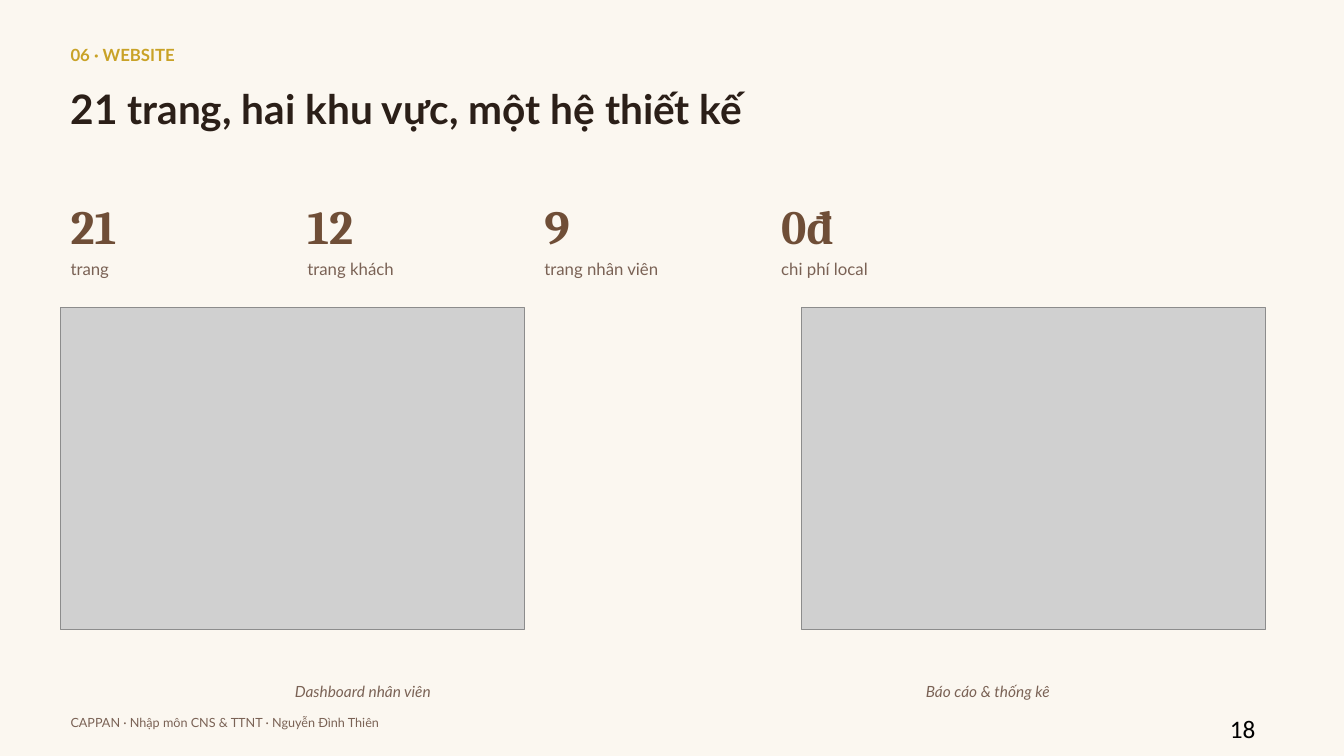
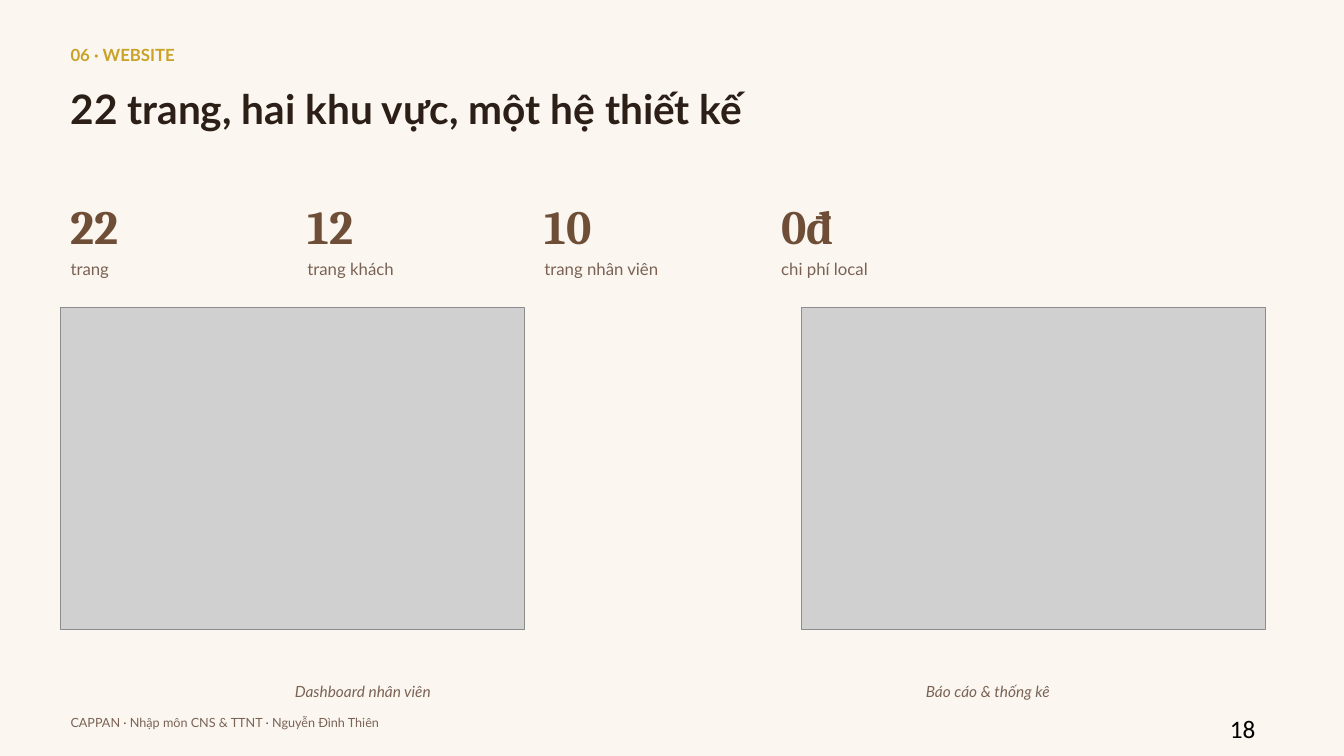
Before and after one commit to cappannguyen-0901/cappanwebdemo, a slide deck: slide 18 of cappan-slides.pptx. Drawn at 1344x756 pixels with LibreOffice and Linux fonts; fonts in the diff are those of the drawing; grey boxes stand for pictures. Boxes give left, top, right and bottom in pixels: in the first picture for what was removed or moved away, otherwise in the second. Text is boxed around its words. In the diff, an @@ line names an element or a change of style, - is before the commit and + after.

```diff
--- a/cappan-slides.pptx
+++ b/cappan-slides.pptx
@@ text at bbox=[71, 91, 742, 132]: text changed @@
-21 trang, hai khu vực, một hệ thiết kế
+22 trang, hai khu vực, một hệ thiết kế
@@ text at bbox=[71, 211, 119, 244]: text changed @@
-21
+22
@@ text at bbox=[544, 212, 591, 245]: text changed @@
-9
+10
```
Also in this commit, not shown: 5 other slides changed, 17 other files.
